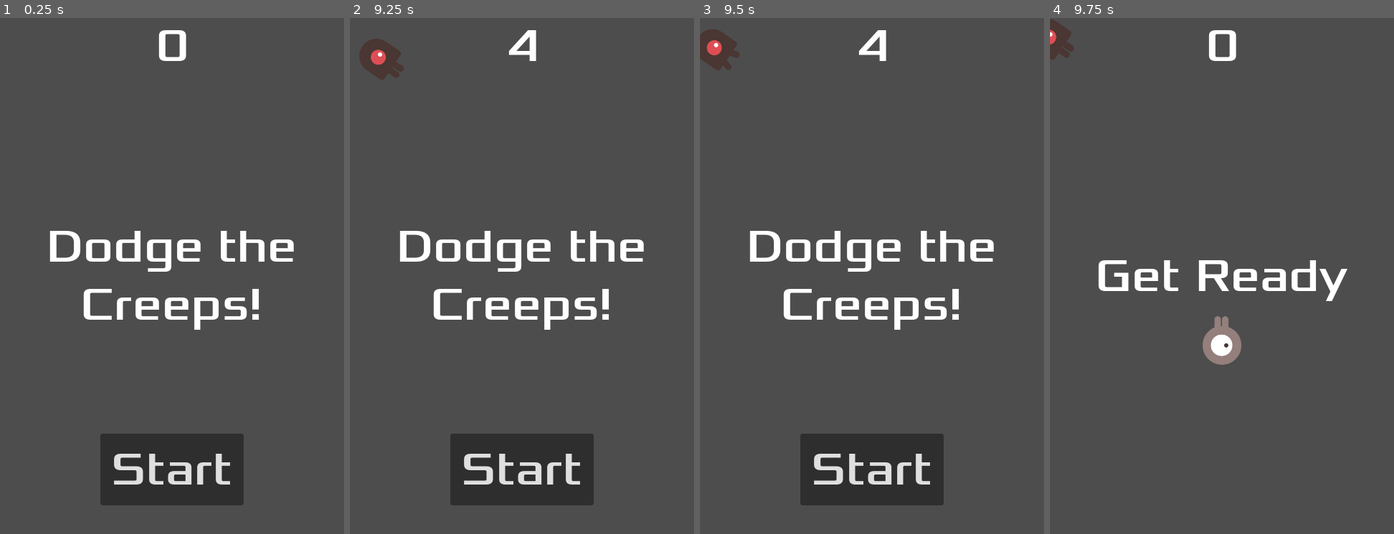
Above: before the commit, frames 1-4 (left to right).
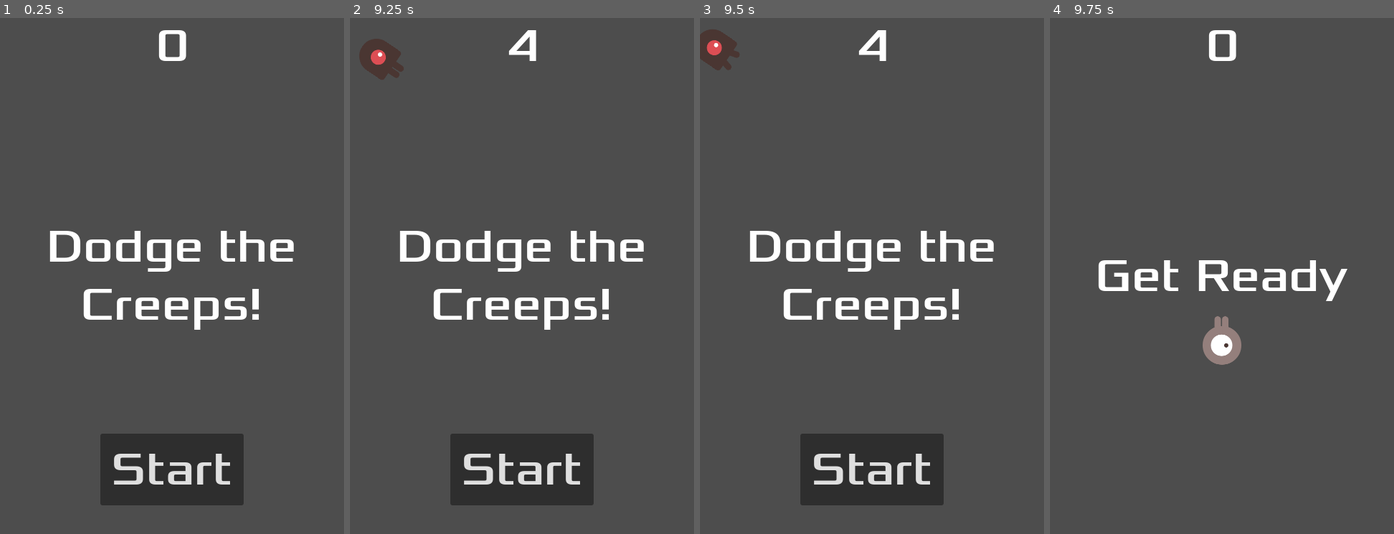
Above: after the commit, the same moments.

Repository: marleeeeeey/godot_exmples
Game: Godot game, scene res://scenes/main.tscn
The game is run twice, just before and just after one commit, with the same random seed, the same clock (stepped at 60 frames per second) and the same inputs.
Inputs:
- Up to frame 1 (0.25 s): no input
- Up to frame 2 (9.25 s): click "Start" at 0.5 s; tap Enter at 1.25 s; hold W (move_up) 1.28-2.78 s; hold A (move_left) 2.78-4.28 s; hold S (move_down) 4.28-5.03 s; hold D (move_right) 5.03-5.78 s; hold W (move_up) 5.78-6.53 s; hold D (move_right) 6.53-8.78 s; hold S (move_down) from 8.78 s (still down)
- Up to frame 3 (9.5 s): keep holding S (move_down)
- Up to frame 4 (9.75 s): release S (move_down) at 9.5 s; click "Start" at 9.5 s

Frames 1-3 are identical in both runs. In frame 4, 0.4% of the frame differs, in the area x 0-7%, y 0-9%.

Commit message:
Create mobs group and remove all items from this on new_game.

Diff:
--- a/003_first_2d_game/scenes/mob.tscn
+++ b/003_first_2d_game/scenes/mob.tscn
@@ -48,7 +48,7 @@
 radius = 23.0
 height = 46.0
 
-[node name="Mob" type="RigidBody2D"]
+[node name="Mob" type="RigidBody2D" groups=["mobs"]]
 gravity_scale = 0.0
 script = ExtResource("1_fm2dm")
 metadata/_edit_group_ = true
--- a/003_first_2d_game/src/main.gd
+++ b/003_first_2d_game/src/main.gd
@@ -11,12 +11,18 @@
 
 
 func new_game():
+	# Update game state.
 	score = 0
 	$Player.start($StartPosition.position)
 	$StartTimer.start()
 
+	# Update HUD.
 	$HUD.update_score(score)
 	$HUD.show_message("Get Ready")
+
+	# The call_group() function calls the named function on every
+	# node in a group - in this case we are telling every mob to delete itself.
+	get_tree().call_group("mobs", "queue_free")
 
 
 func _on_start_timer_timeout() -> void:
